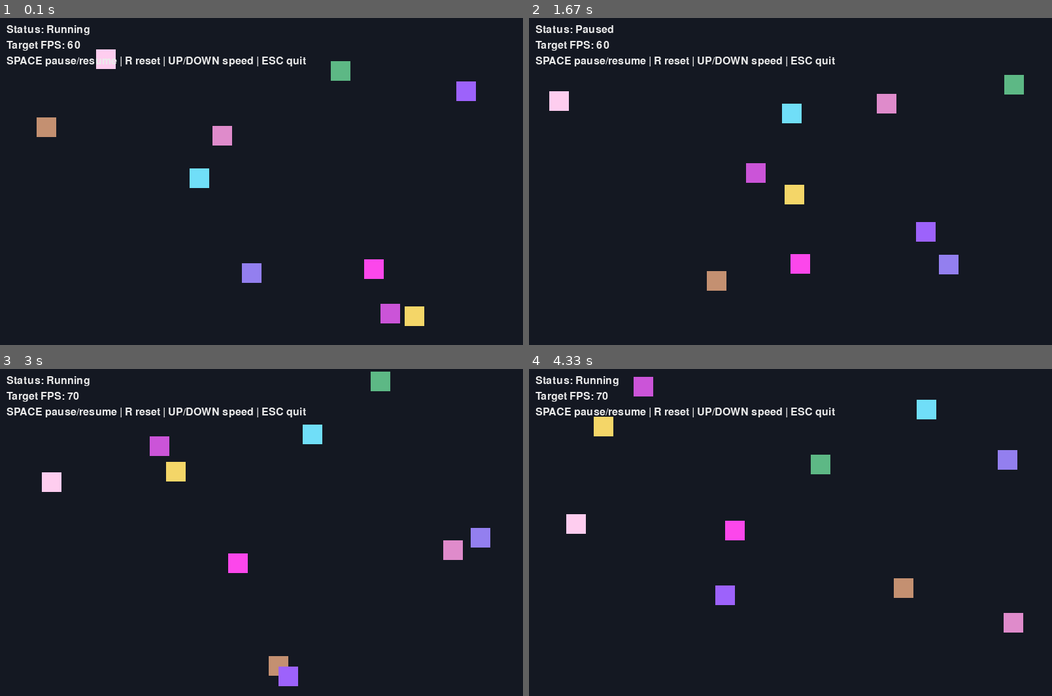
Above: before the commit, frames 1-4 (two rows, left to right).
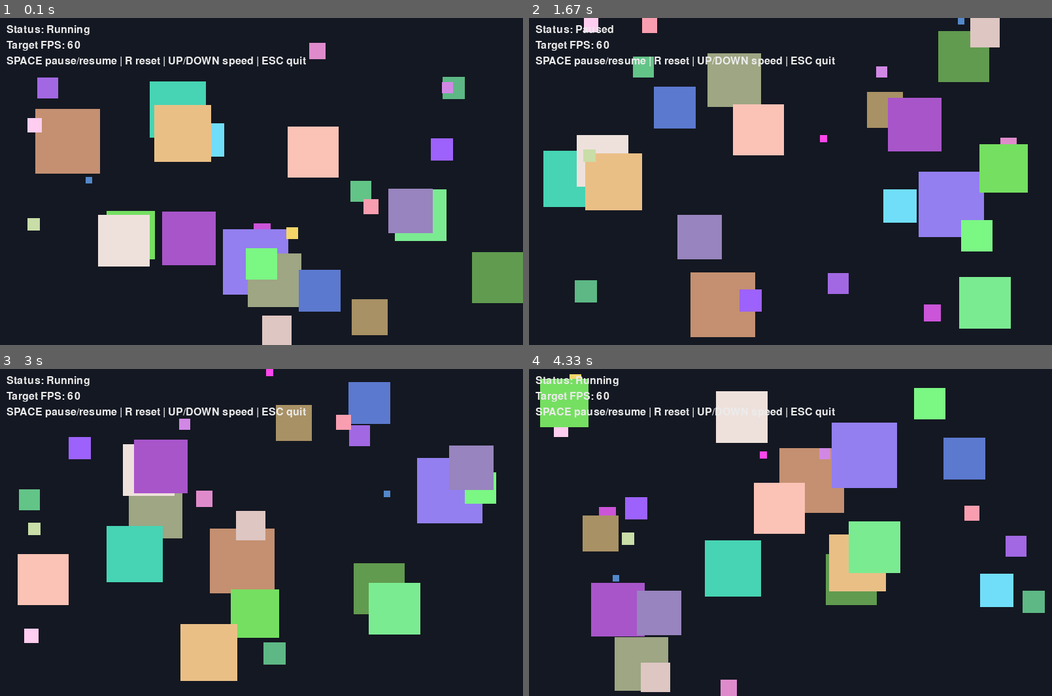
Above: after the commit, the same moments.

Repository: ynehme-coder/lab8-pygame
Game: pygame game, started from main.py
Two runs of this game, one before a commit and one after it. Both use one fixed random seed, a clock stepped at 60 frames per second and the inputs below.
Inputs:
- Up to frame 1 (0.1 s): no input
- Up to frame 2 (1.67 s): hold Up 0.33-0.8 s; hold Down 0.83-1.13 s; tap Space at 0.9, 1.23, 1.63 s; hold Up 1.17-1.53 s; hold Down from 1.57 s (still down)
- Up to frame 3 (3 s): release Down at 1.93 s; hold Up 1.97-2.27 s; tap Space at 2.03, 2.37, 2.7 s; hold Down 2.3-2.6 s; hold Up from 2.63 s (still down)
- Up to frame 4 (4.33 s): release Up at 3 s; hold Down 3.03-3.4 s; tap Space at 3.1, 3.5, 3.83, 4.17 s; hold Up 3.43-3.73 s; hold Down 3.77-4.07 s; hold Up from 4.1 s (still down)

The runs differ from the first frame. In frame 1, 22% of the frame differs, in the area x 5-100%, y 7-100%; in frame 2, 25%, in the area x 2-96%, y 0-98%; in frame 3, 23%; in frame 4, 24%.

Commit message:
size and speed

Diff:
--- a/main.py
+++ b/main.py
@@ -15,8 +15,9 @@
 WINDOW_WIDTH = 800
 WINDOW_HEIGHT = 500
 FPS = 60
-SQUARE_SIZE = 30
-SQUARE_COUNT = 10
+MIN_SQUARE_SIZE = 10
+MAX_SQUARE_SIZE = 100
+SQUARE_COUNT = 30
 MAX_SPEED = 4
 
 BACKGROUND_COLOR = (20, 24, 34)
@@ -24,27 +25,35 @@
 
 @dataclass
 class Square:
-	"""Stores square position, velocity, and color."""
+	"""Stores square position, velocity, color, size, and max speed."""
 
 	x: float
 	y: float
 	vx: float
 	vy: float
 	color: tuple[int, int, int]
+	size: int
+	max_speed: float
 
 
 def create_random_square() -> Square:
-	"""Create one square at a random position with random speed and color."""
-	x = random.uniform(0, WINDOW_WIDTH - SQUARE_SIZE)
-	y = random.uniform(0, WINDOW_HEIGHT - SQUARE_SIZE)
-	vx = random.choice([-1, 1]) * random.uniform(1, MAX_SPEED)
-	vy = random.choice([-1, 1]) * random.uniform(1, MAX_SPEED)
+	"""Create one square at a random position with random speed, color, and size.
+
+	Speed scales inversely with size: size 10 -> speed 190, size 100 -> speed 10.
+	"""
+	size = random.randint(MIN_SQUARE_SIZE, MAX_SQUARE_SIZE)
+	# Map size to max_speed inversely: small squares are fast, large squares are slow
+	max_speed = 50 - (size - MIN_SQUARE_SIZE) * (50 - 5) / (MAX_SQUARE_SIZE - MIN_SQUARE_SIZE)
+	x = random.uniform(0, WINDOW_WIDTH - size)
+	y = random.uniform(0, WINDOW_HEIGHT - size)
+	vx = random.choice([-1, 1]) * random.uniform(1, max_speed)
+	vy = random.choice([-1, 1]) * random.uniform(1, max_speed)
 	color = (
 		random.randint(70, 255),
 		random.randint(70, 255),
 		random.randint(70, 255),
 	)
-	return Square(x=x, y=y, vx=vx, vy=vy, color=color)
+	return Square(x=x, y=y, vx=vx, vy=vy, color=color, size=size, max_speed=max_speed)
 
 
 def random_nudge(square: Square) -> None:
@@ -53,8 +62,8 @@
 	square.vy += random.uniform(-0.2, 0.2)
 
 	# Keep speed in a sensible range so movement remains visible and stable.
-	square.vx = max(-MAX_SPEED, min(MAX_SPEED, square.vx))
-	square.vy = max(-MAX_SPEED, min(MAX_SPEED, square.vy))
+	square.vx = max(-square.max_speed, min(square.max_speed, square.vx))
+	square.vy = max(-square.max_speed, min(square.max_speed, square.vy))
 
 
 def update_square(square: Square) -> None:
@@ -67,21 +76,21 @@
 	if square.x <= 0:
 		square.x = 0
 		square.vx *= -1
-	elif square.x + SQUARE_SIZE >= WINDOW_WIDTH:
-		square.x = WINDOW_WIDTH - SQUARE_SIZE
+	elif square.x + square.size >= WINDOW_WIDTH:
+		square.x = WINDOW_WIDTH - square.size
 		square.vx *= -1
 
 	if square.y <= 0:
 		square.y = 0
 		square.vy *= -1
-	elif square.y + SQUARE_SIZE >= WINDOW_HEIGHT:
-		square.y = WINDOW_HEIGHT - SQUARE_SIZE
+	elif square.y + square.size >= WINDOW_HEIGHT:
+		square.y = WINDOW_HEIGHT - square.size
 		square.vy *= -1
 
 
 def draw_square(surface: pygame.Surface, square: Square) -> None:
 	"""Draw one square."""
-	rect = pygame.Rect(int(square.x), int(square.y), SQUARE_SIZE, SQUARE_SIZE)
+	rect = pygame.Rect(int(square.x), int(square.y), square.size, square.size)
 	pygame.draw.rect(surface, square.color, rect)
 
 
@@ -105,11 +114,11 @@
 			paused = not paused
 		elif event.key == pygame.K_r:
 			squares = [create_random_square() for _ in range(SQUARE_COUNT)]
-		elif event.key == pygame.K_UP:
-			# Higher FPS means smoother/faster updates.
-			target_fps = min(300, target_fps + 10)
-		elif event.key == pygame.K_DOWN:
-			target_fps = max(10, target_fps - 10)
+		# elif event.key == pygame.K_UP:
+		# 	# Higher FPS means smoother/faster updates.
+		# 	target_fps = min(300, target_fps + 10)
+		# elif event.key == pygame.K_DOWN:
+		# 	target_fps = max(10, target_fps - 10)
 
 	# TODO: Add more controls (e.g., C to randomize colors only).
 	return False, paused, target_fps, squares
Not shown, changed: JOURNAL.md
